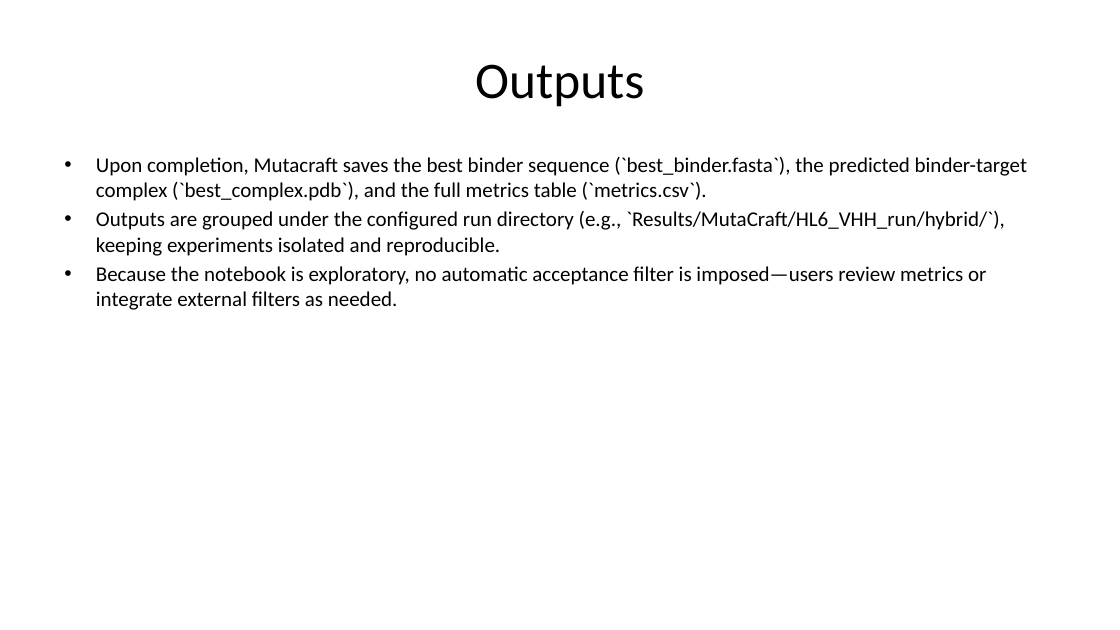
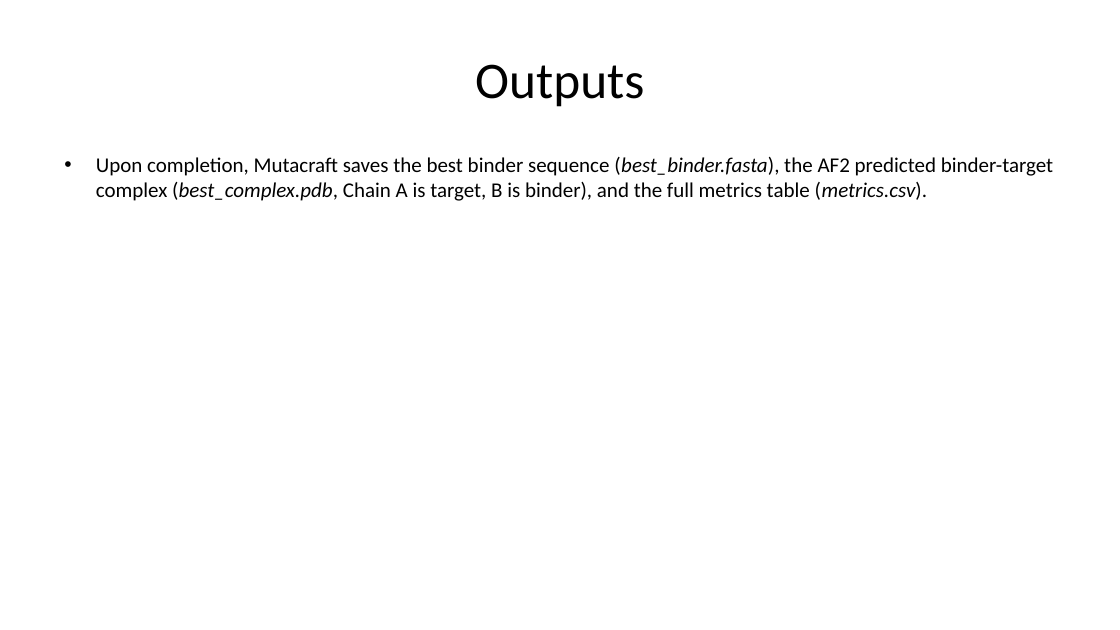
Before and after one commit to kaylertee/ActiveTargeting, a slide deck: slide 17 of Presentations/MutaCraft Presentation.pptx (slide 16 before the commit). Drawn at 1120x630 pixels with LibreOffice and Linux fonts; fonts in the diff are those of the drawing. Boxes give left, top, right and bottom in pixels: in the first picture for what was removed or moved away, otherwise in the second. Text is boxed around its words. In the diff, an @@ line names an element or a change of style, - is before the commit and + after.

```diff
--- a/Presentations/MutaCraft Presentation.pptx
+++ b/Presentations/MutaCraft Presentation.pptx
@@ text at [96, 157, 1053, 201]: text changed @@
-• Upon completion, Mutacraft saves the best binder sequence (`best_binder.fasta`), the predicted binder-target complex (`best_complex.pdb`), and the full metrics table (`metrics.csv`).
-• Outputs are grouped under the configured run directory (e.g., `Results/MutaCraft/HL6_VHH_run/hybrid/`), keeping experiments isolated and reproducible.
-• Because the notebook is exploratory, no automatic acceptance filter is imposed—users review metrics or integrate external filters as needed.
+• Upon completion, Mutacraft saves the best binder sequence (best_binder.fasta), the AF2 predicted binder-target complex (best_complex.pdb, Chain A is target, B is binder), and the full metrics table (metrics.csv).
```
Also in this commit, not shown: 13 other slides changed, 2 slides added, 2 slides removed.
